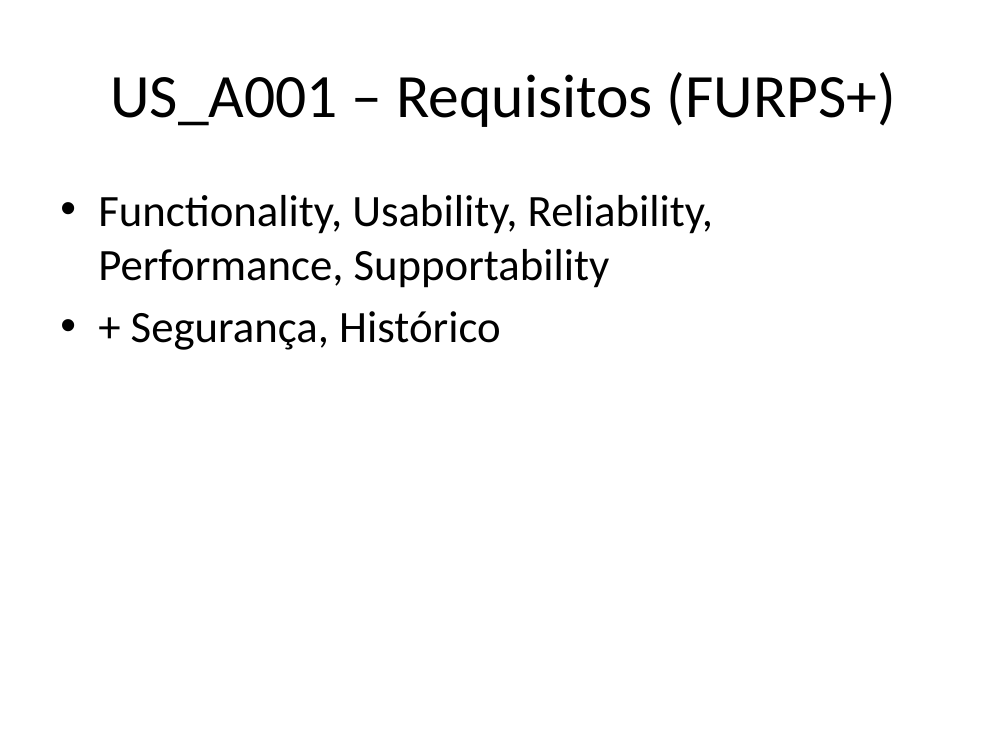
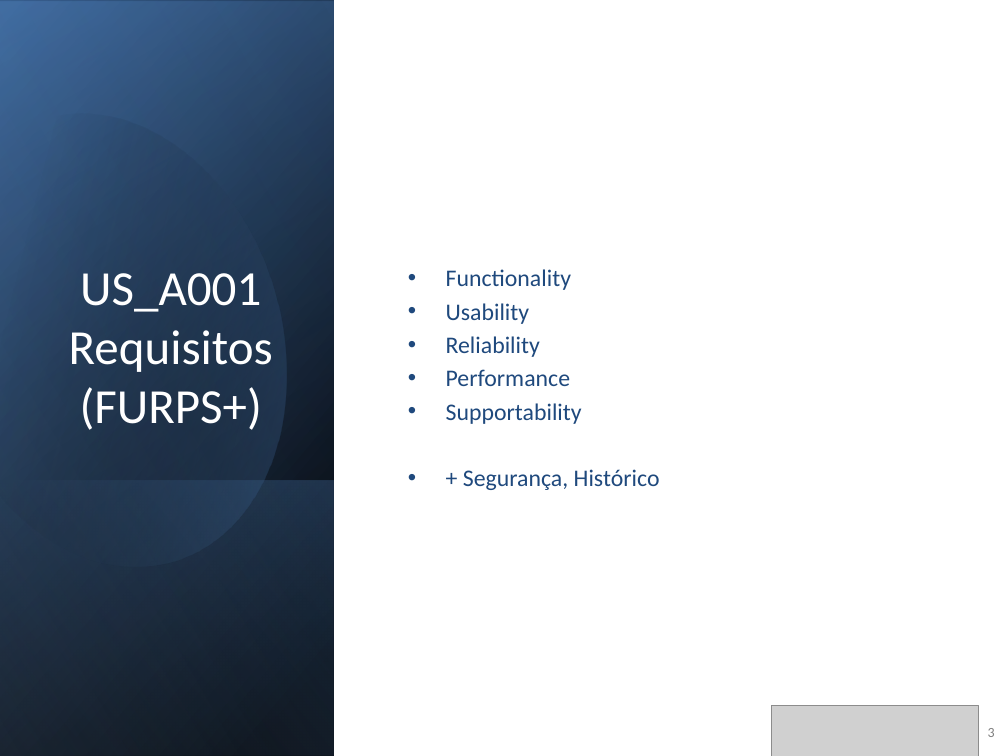
Before and after one commit to joaoventura2024064-dev/ISTECPROJ2526, a slide deck: slide 3 of docs/Sprint_A_Apresentacao_v0.pptx. Drawn at 1008x756 pixels with LibreOffice and Linux fonts; fonts in the diff are those of the drawing; grey boxes stand for pictures. Boxes give left, top, right and bottom in pixels: in the first picture for what was removed or moved away, otherwise in the second. Text is boxed around its words. In the diff, an @@ line names an element or a change of style, - is before the commit and + after.

```diff
--- a/docs/Sprint_A_Apresentacao_v0.pptx
+++ b/docs/Sprint_A_Apresentacao_v0.pptx
@@ rectangle added at (0, 0, 1008, 756), fill #FFFFFF @@
@@ rectangle added at (1, 0, 334, 755), fill gradient #000000 to #376092 @@
@@ rectangle added at (1, 2, 334, 756), fill gradient #000000 to #4F81BD @@
@@ rectangle added at (1, 0, 334, 754), fill gradient #000000 to #95B3D7 @@
@@ freeform shape added at (0, 71, 339, 603), fill gradient #000000 to #4F81BD @@
@@ title "US_A001 Requisitos (FURPS+)" at (69, 273, 273, 430): vertical alignment middle to bottom @@
@@ text "Functionality": place and size @@
-text "Functionality" at (98, 195, 713, 350)
+text "Functionality" at (446, 269, 660, 490)
@@ text "Functionality" at (446, 269, 660, 490): vertical alignment top to middle @@
@@ text at (446, 269, 582, 424): text changed; size 32 to 17 pt; text colour #000000 to #1F497D @@
-• Functionality, Usability, Reliability, Performance, Supportability
+• Functionality
+• Usability
+• Reliability
+• Performance
+• Supportability
@@ title at (69, 273, 273, 430): text changed; size 44 to 35 pt; text colour #000000 to #FFFFFF @@
-US_A001 – Requisitos (FURPS+)
+US_A001 Requisitos (FURPS+)
@@ text at (463, 469, 660, 490): size 32 to 17 pt, text colour #000000 to #1F497D in "+ Segurança, Histórico"; less space between paragraphs @@
@@ rectangle added at (1, 480, 334, 756), fill gradient #4F81BD to #000000 @@
@@ picture added at (771, 706, 979, 756) @@
@@ page number added at (988, 728, 995, 737), 10 pt, text #808080 @@
+3
```
Also in this commit, not shown: 8 other slides changed, 1 slide added, 6 slides removed, 3 other files.
